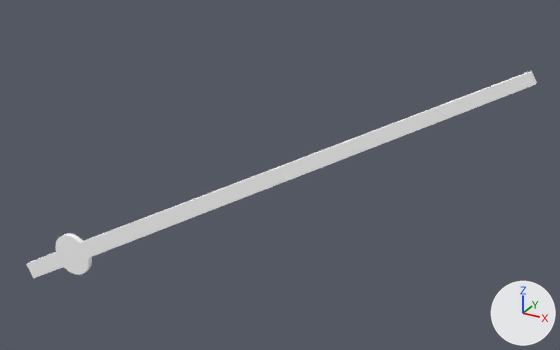
The OBJ model ProyectoFinal/Models/Reloj/manecilla.obj: old version first, new version second.
One viewpoint serves both versions: a 50 mm camera at (0.608, -0.467, 0.456) aimed at (0.295, 0.101, 0.173). Arrows for +X, +Y and +Z are at lower right; the lights stay in place. Where no turn or scale is listed for an object, it has been applied to the vertices.

Script lines for the objects in view, before the commit:
```python
me_manecilla = bpy.data.meshes.new('manecilla')
me_manecilla.from_pydata(...)  # 68 vertices, 66 faces; spans x -0.011..0.514, y 0.064..0.069, z -0.004..0.308
me_manecilla.materials.append(mat_pasted__lambert7sg1)  # picture img_blanco_jpg
# before: 20 (0.083, 0.064, 0.035) at pixel (88, 267), 22 (0.084, 0.064, 0.039) at pixel (88, 264), 24 (0.085, 0.064, 0.042) at pixel (88, 261), 25 (0.085, 0.069, 0.042) at pixel (91, 259), 26 (0.084, 0.064, 0.046) at pixel (88, 258)
# before: 27 (0.084, 0.069, 0.046) at pixel (91, 256), 28 (0.514, 0.064, 0.3) at pixel (535, 84), 29 (0.514, 0.069, 0.3) at pixel (536, 82), 30 (0.51, 0.064, 0.308) at pixel (529, 72), 31 (0.51, 0.069, 0.308) at pixel (531, 70)
# before: 32 (0.075, 0.064, 0.062) at pixel (79, 242), 33 (0.075, 0.069, 0.062) at pixel (83, 240), 34 (0.072, 0.064, 0.064) at pixel (77, 240), 35 (0.072, 0.069, 0.064) at pixel (80, 238)
ob_manecilla = bpy.data.objects.new('manecilla', me_manecilla)
ob_manecilla.location = (0.0, 0.0, 0.0)
```
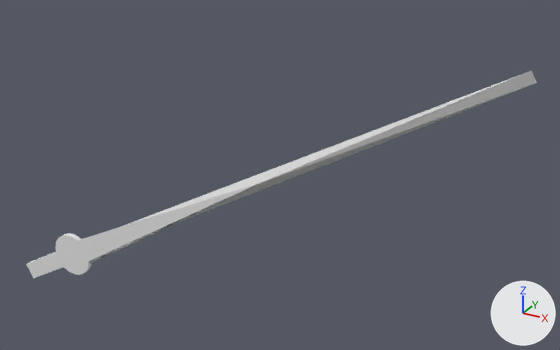
The newer file is also turned or shifted as a whole; pictures and numbers use the older file's frame.

What differs and where, as boxes [x1, y1, x2, y2] in the pictures (560 x 350 px; the box of a moved part takes in the faces that stretch with it):
part 1 of me_manecilla, moved or reshaped: [77, 70, 537, 266] in both
part 2 of me_manecilla, recoloured: [26, 233, 92, 278] in both

Edits to the bpy script that builds the scene:
```text
Add mat_lambert7sg:
    mat_lambert7sg = principled_material('lambert7SG')
    mat_lambert7sg.base_color = (0.8, 0.8, 0.8)  # white #e7e7e7
    mat_lambert7sg.roughness = 1.0
Change me_manecilla:
    used by ob_manecilla; location = (0.0, 0.0, 0.0)
    verts and faces of me_manecilla; kept vertices keep their numbers, new ones are numbered from 68
    remove me_manecilla.from_pydata(...)  # 68 vertices, 66 faces; spans x -0.011..0.514, y 0.064..0.069, z -0.004..0.308
    add me_manecilla.from_pydata(...)  # 65 vertices, 65 faces; spans x -0.011..0.514, y 0.064..0.069, z -0.004..0.308
    me_manecilla part 1
    add delete_vertices([26, 28, 30, 32])  # with the faces that use them
    add verts[68] = (0.296, 0.064, 0.179)  # pixel (259, 183)
    add faces += [(24, 25, 27, 68), (27, 29, 68), (29, 31, 68), (31, 33, 68), (33, 35, 34, 68), (20, 22, 68, 34)]
    add faces += [(22, 24, 68)]
    me_manecilla part 2: 58 faces spanning x -0.011..0.514, y 0.064..0.069, z -0.004..0.308 switch from mat_pasted__lambert7sg1 (picture img_blanco_jpg) to mat_lambert7sg (white #e7e7e7)
```
